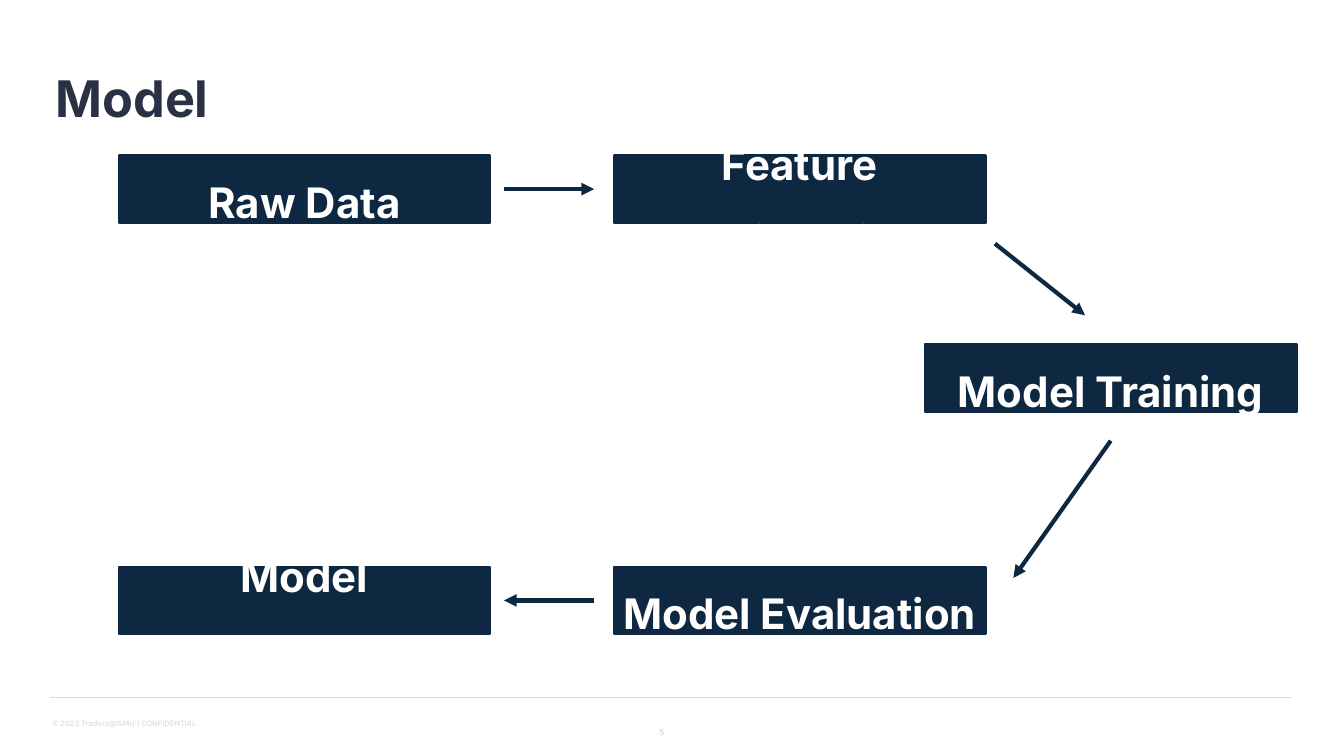
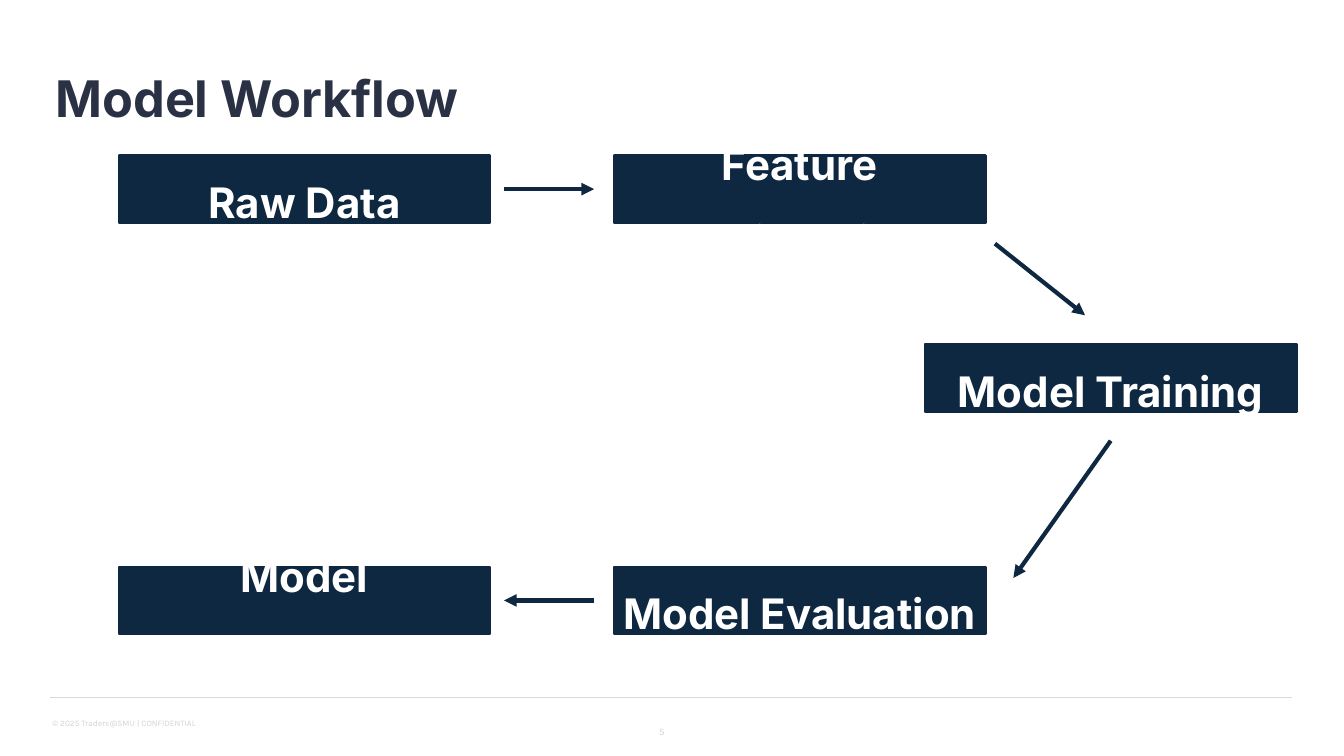
Before and after one commit to Traders-SMU/traders-smu-final-project-submission-aryanbonigala, a slide deck: slide 5 of Traders Final Project - Finished.pptx. Drawn at 1344x756 pixels with LibreOffice and Linux fonts; fonts in the diff are those of the drawing; background and template pictures are left out. Boxes give left, top, right and bottom in pixels: in the first picture for what was removed or moved away, otherwise in the second. Text is boxed around its words. In the diff, an @@ line names an element or a change of style, - is before the commit and + after.

```diff
--- a/Traders Final Project - Finished.pptx
+++ b/Traders Final Project - Finished.pptx
@@ title at <box>55,78,459,118</box>: text changed @@
-Model
+Model Workflow
```
